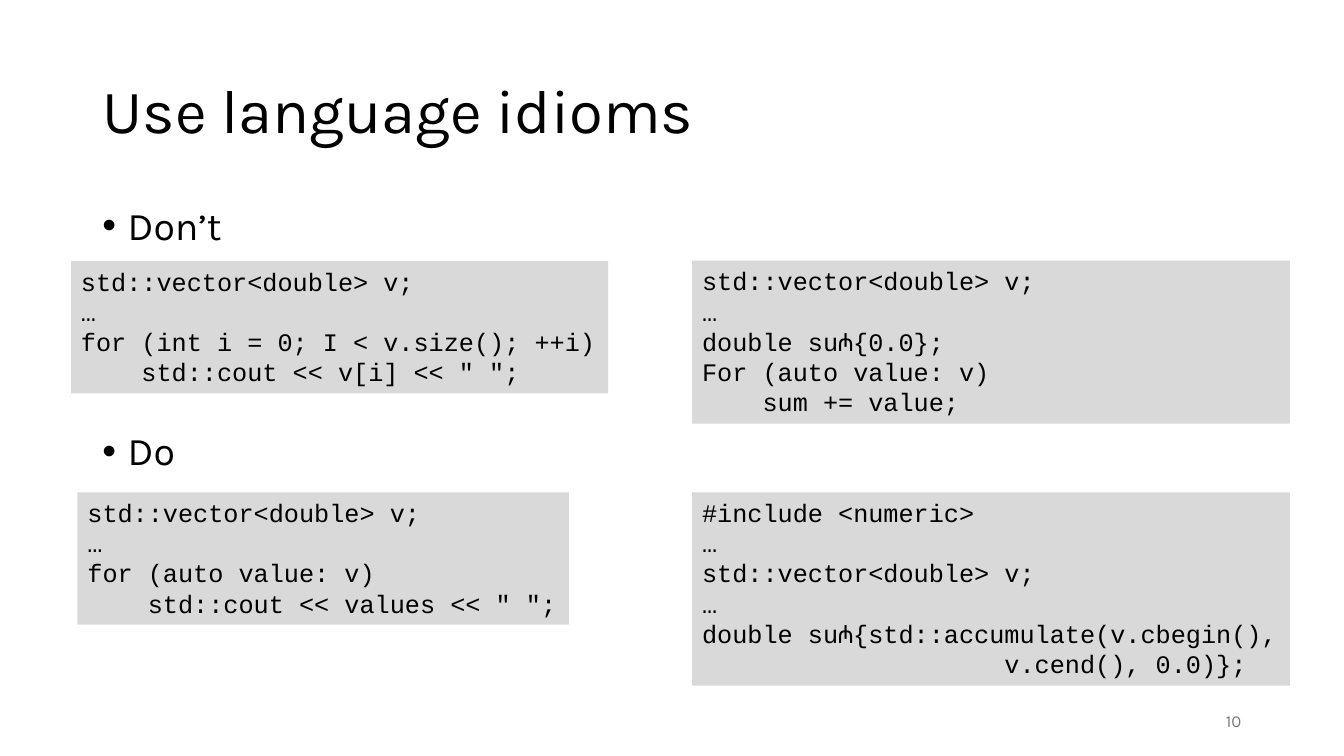
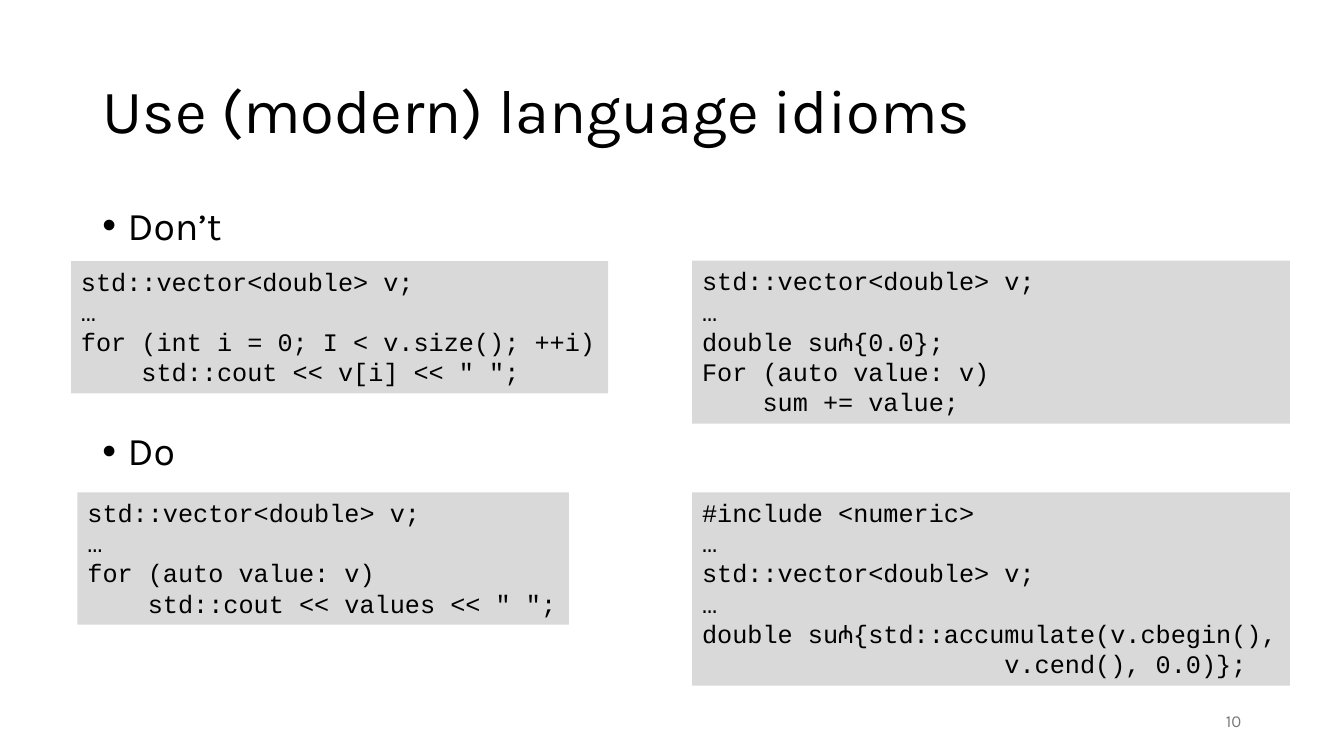
Before and after one commit to gjbex/C-plus-plus-software-engineering, a slide deck: slide 10 of cpp_software_engineering.pptx. Drawn at 1344x756 pixels with LibreOffice and Linux fonts; fonts in the diff are those of the drawing. Boxes give left, top, right and bottom in pixels: in the first picture for what was removed or moved away, otherwise in the second. Text is boxed around its words. In the diff, an @@ line names an element or a change of style, - is before the commit and + after.

```diff
--- a/cpp_software_engineering.pptx
+++ b/cpp_software_engineering.pptx
@@ title at [102,88,970,148]: text changed @@
-Use language idioms
+Use (modern) language idioms
```
Also in this commit, not shown: 5 slides added.
